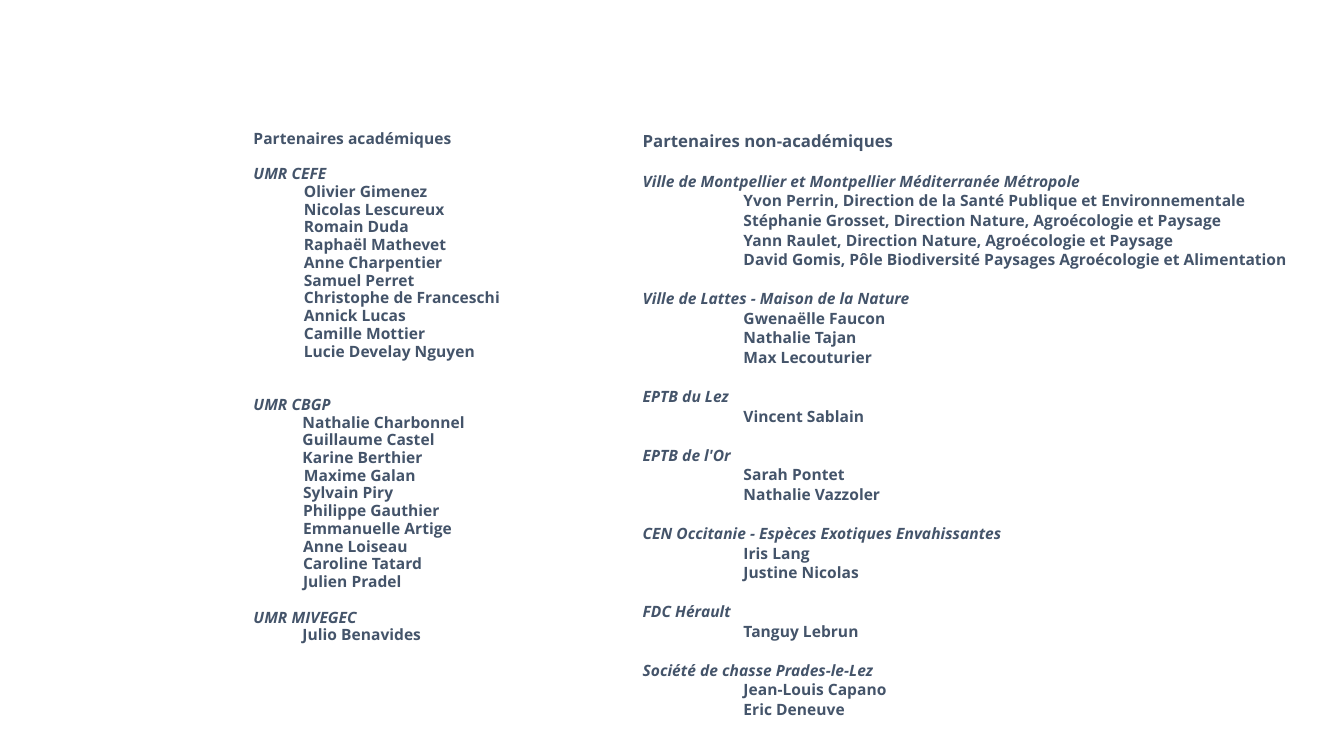
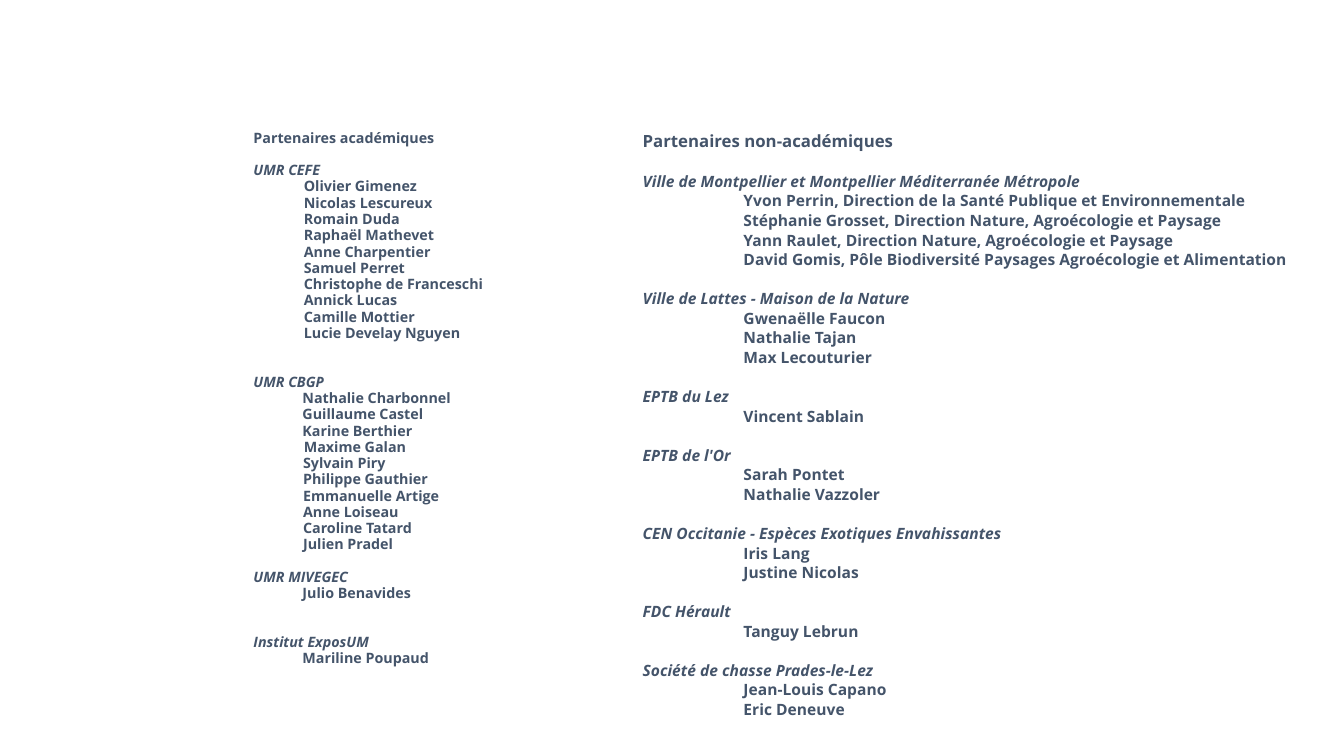
Before and after one commit to oliviergimenez/leptonex, a slide deck: slide 1 of about/images/equipe-leptonex.pptx. Drawn at 1344x756 pixels with LibreOffice and Linux fonts; fonts in the diff are those of the drawing. Boxes give left, top, right and bottom in pixels: in the first picture for what was removed or moved away, otherwise in the second. Text is boxed around its words. In the diff, an @@ line names an element or a change of style, - is before the commit and + after.

```diff
--- a/about/images/equipe-leptonex.pptx
+++ b/about/images/equipe-leptonex.pptx
@@ text at box(253, 132, 483, 601): size 11.1 to 10.2 pt @@
@@ text at box(253, 636, 429, 667): paragraphs added @@
+Institut ExposUM
+Mariline Poupaud
```
Also in this commit, not shown: 22 other files.
